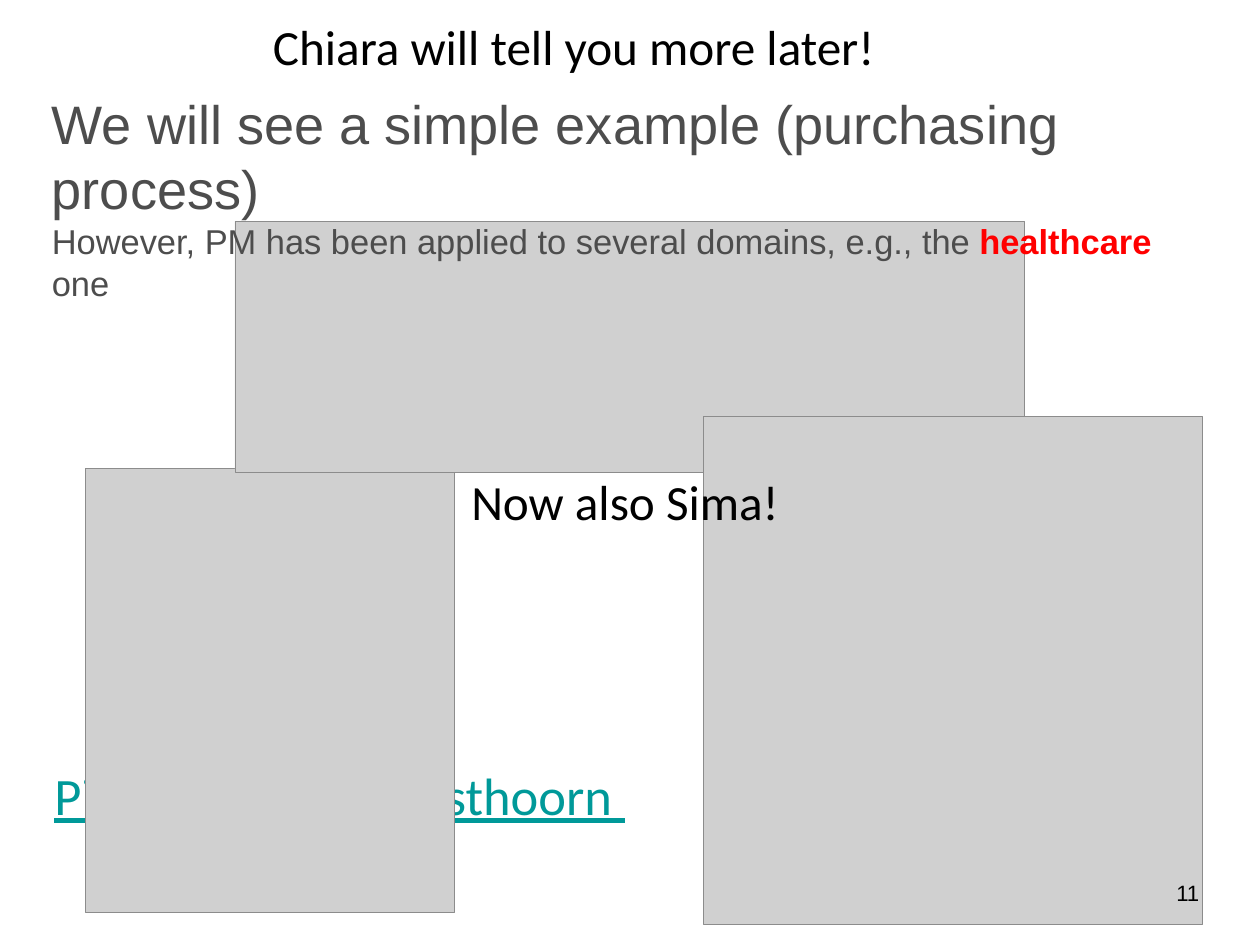
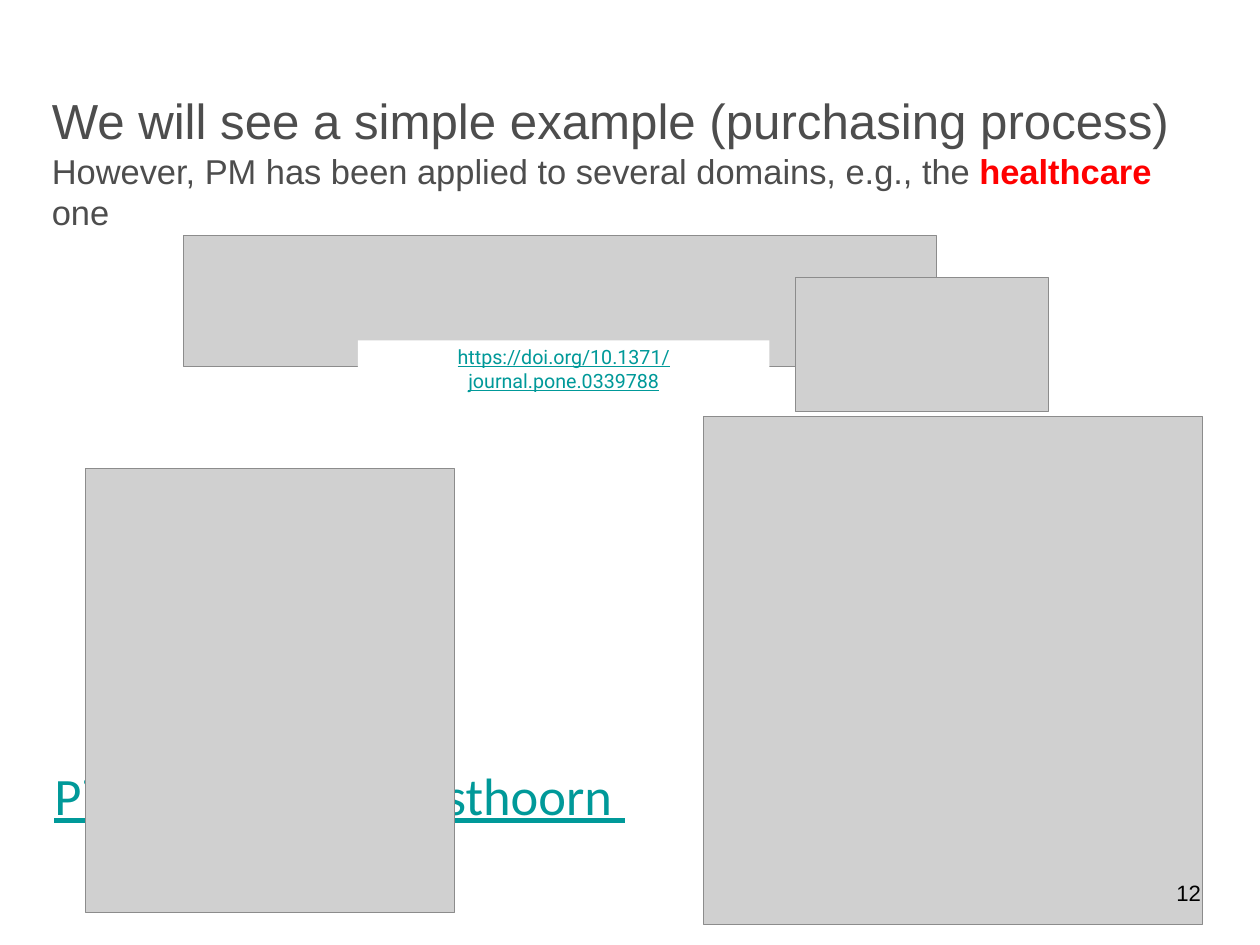
Before and after one commit to EMbeDS-education/ComputingDataAnalysisModeling20252026, a slide deck: slide 12 of PDAI/slides/processMining/ProcessMiningTutorial.pptx (slide 11 before the commit). Drawn at 1260x945 pixels with LibreOffice and Linux fonts; fonts in the diff are those of the drawing; grey boxes stand for pictures; background and template pictures are left out. Boxes give left, top, right and bottom in pixels: in the first picture for what was removed or moved away, otherwise in the second. Text is boxed around its words. In the diff, an @@ line names an element or a change of style, - is before the commit and + after.

```diff
--- a/PDAI/slides/processMining/ProcessMiningTutorial.pptx
+++ b/PDAI/slides/processMining/ProcessMiningTutorial.pptx
@@ text removed at bbox=[273, 30, 874, 73] @@
-Chiara will tell you more later!
@@ title "We will see a simple ..." at bbox=[52, 103, 1169, 190]: size 44 to 40 pt in "We will see a simple example (purchasing ..." @@
@@ picture added at bbox=[183, 236, 937, 367] @@
@@ picture removed at bbox=[235, 222, 1025, 472] @@
@@ picture added at bbox=[795, 277, 1047, 412] @@
@@ rectangle added at bbox=[358, 340, 770, 373], fill #FFFFFF, 16 pt, text #009999, underline @@
+https://doi.org/10.1371/journal.pone.0339788
@@ text removed at bbox=[471, 479, 779, 531] @@
-Now also Sima!
@@ page number at bbox=[1176, 885, 1201, 901]: text changed @@
-11
+12
```
Also in this commit, not shown: 5 other slides changed, 1 slide added, 3 other files.
